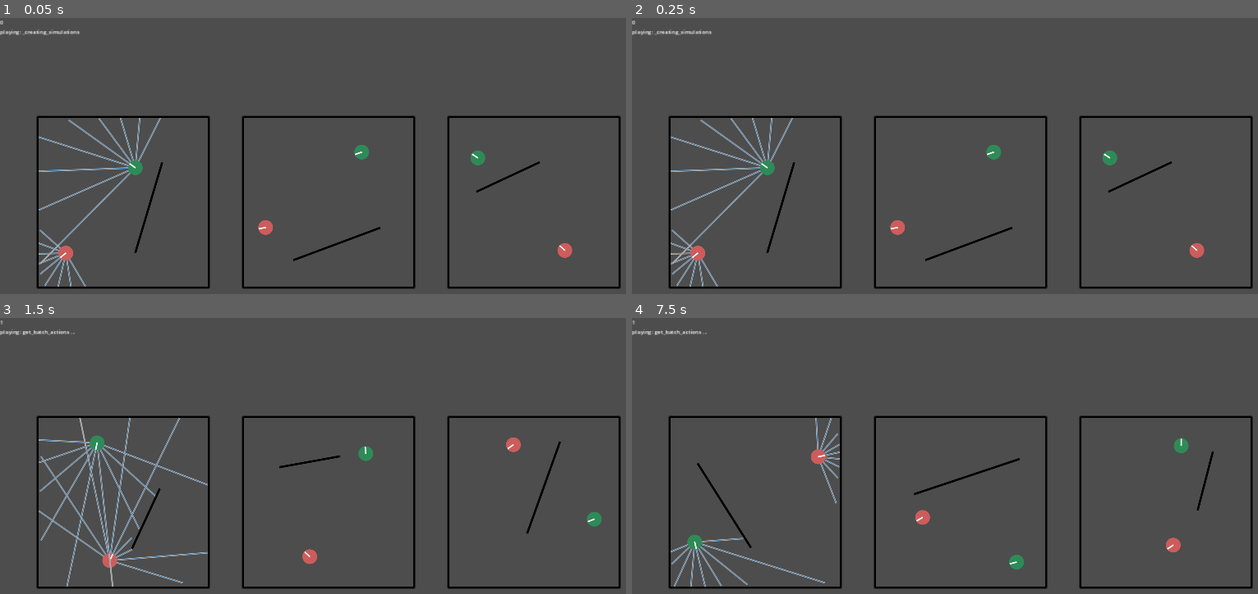
Above: before the commit, frames 1-4 (two rows, left to right).
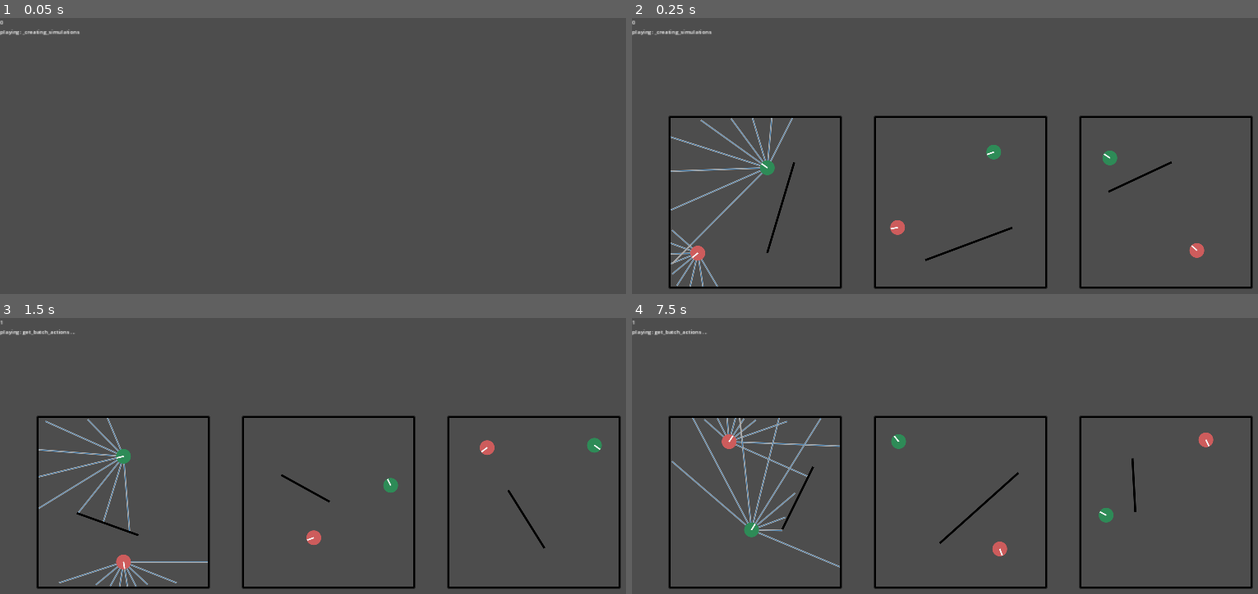
Above: after the commit, the same moments.

Repository: stokatyan/godot-ai
Game: Godot game, scene res://FindCoinGame/FCGEnv.tscn
The game is run twice, just before and just after one commit, with the same random seed, the same clock (stepped at 60 frames per second) and the same inputs.
Inputs:
- Up to frame 1 (0.05 s): no input
- Up to frame 2 (0.25 s): no input
- Up to frame 3 (1.5 s): tap Enter at 0.5 s; hold D 0.53-1.28 s; tap 2 at 0.6 s; tap Space at 0.77, 1.25 s; hold S from 1.28 s (still down); tap 3 at 1.35 s
- Up to frame 4 (7.5 s): tap Space at 1.52, 2.75, 3.02, 3.77, 4.25, 4.52, 6.02, 6.77 s; tap Enter at 2, 2.85, 3.5 s; release S at 2.03 s; hold D 2.03-2.78 s; tap O at 2.1 s; hold Up 2.78-3.53 s; hold 7 3.53-4.28 s; hold A 3.53-5.03 s; tap 8 at 4.35 s; hold S 5.03-5.78 s; hold 9 5.03-5.78 s; hold D 5.78-6.53 s; tap 0 at 5.85 s; hold Up 6.53-7.28 s; hold Shift 6.53-7.28 s; hold D from 7.28 s (still down); tap 2 at 7.35 s

The runs differ from the first frame. In frame 1, 4.8% of the frame differs, in the area x 5-100%, y 35-99%; in frame 2, nothing differs; in frame 3, 4.1%; in frame 4, 3.7%.
Error in both runs: Cannot call method 'poll' on a null value. (res://AI/AIServerTCP.gd:40)

Commit message:
setup simil training

Diff:
--- a/godot-ai-client/FindCoinGame/FCGEnv.gd
+++ b/godot-ai-client/FindCoinGame/FCGEnv.gd
@@ -88,7 +88,7 @@
 	return FCGSimulation.new() as FCGSimulation
 
 func get_simulation_count() -> int:
-	return 20
+	return 50
 
 func get_steps_in_round() -> int:
 	return 60
@@ -192,11 +192,11 @@
 func get_is_deterministic_map(epoch: int) -> Dictionary:
 	var agent_names = _example_sim.get_agent_names()
 	var discrete_map = {}
-	#var max_val = 500
-	#var count = epoch % (max_val + 1)
-	#if count == max_val:
-		#_is_training_hero = !_is_training_hero
-		#_is_training_target = !_is_training_target
+	var max_val = 100
+	var count = epoch % (max_val + 1)
+	if count == max_val:
+		_is_training_hero = !_is_training_hero
+		_is_training_target = !_is_training_target
 	discrete_map[agent_names[0]] = !_is_training_hero
 	discrete_map[agent_names[1]] = !_is_training_target
 
@@ -204,5 +204,5 @@
 
 func get_replay_capacity(agent_name: String) -> int:
 	if agent_name == get_agent_names()[0]:
-		return 0
-	return 800_000
+		return 500_000
+	return 500_000
Not shown, removed: godot-ai-client/checkpoints/hero.pt
Not shown, removed: godot-ai-client/checkpoints/target.pt
